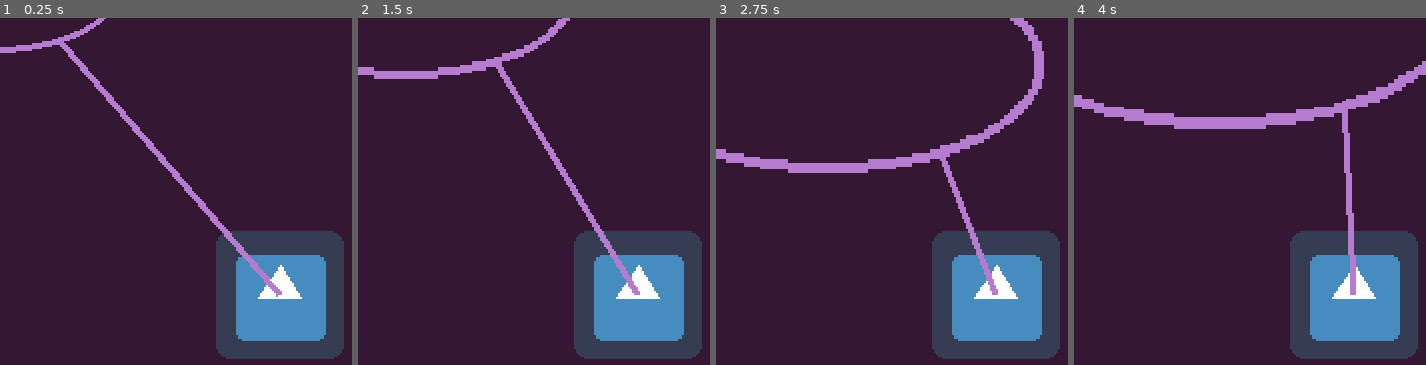
Above: before the commit, frames 1-4 (left to right).
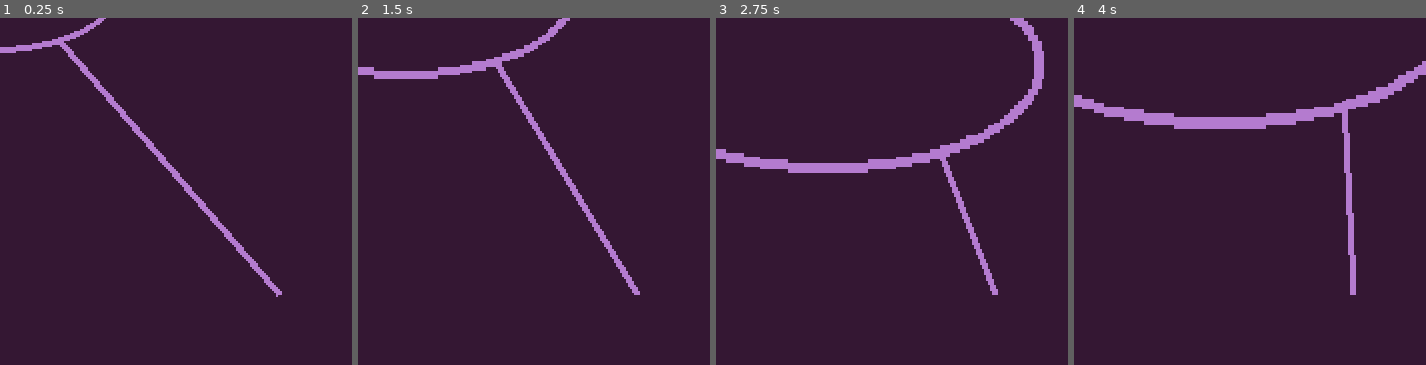
Above: after the commit, the same moments.

Repository: joemahon89/LDJAM47-Space-Cowboy
Game: Godot game, scene res://scenes/main.tscn
Same seed, same stepped clock (60 frames per second), same inputs: the game is played once before the commit and once after it. The engine's default icon, where the game draws it, is replaced by a stand-in: a white triangle on a blue panel in a dark square.
Inputs:
- Up to frame 1 (0.25 s): no input
- Up to frame 2 (1.5 s): tap Enter at 0.5 s; hold Right (lasso_right) 0.53-1.28 s; hold = (lasso_grow) 0.53-1.28 s; hold S (lasso_down) from 1.28 s (still down); tap - (lasso_shrink) at 1.35 s
- Up to frame 3 (2.75 s): release S (lasso_down) at 2.03 s; hold Right (lasso_right) from 2.03 s (still down); hold = (lasso_grow) from 2.03 s (still down)
- Up to frame 4 (4 s): release Right (lasso_right) at 2.78 s; release = (lasso_grow) at 2.78 s; hold Up (lasso_up) 2.78-3.53 s; tap - (lasso_shrink) at 2.85 s; hold A (lasso_left) from 3.53 s (still down); hold = (lasso_grow) from 3.53 s (still down)
The pictures show only the part of the screen within x 47-97%, y 50-100%; the shares and areas given below are measured in that part.

The runs differ from the first frame. In frame 1, 13% of the frame differs, in the area x 61-98%, y 61-99%; in frame 2, 13%; in frame 3, 13%; in frame 4, 13%.

Commit message:
Added creature detection text

Diff:
--- a/scenes/lasso.gd
+++ b/scenes/lasso.gd
@@ -57,8 +57,17 @@
 	inside_lasso.append(area)
 	print("IN", inside_lasso)
 
+	var label_01 = get_tree().get_root().get_node("Node2D/Container/label_01")
+	label_01.text = ""
+	for creature in inside_lasso:
+		label_01.text = label_01.text + creature.get_name() + ","
 
 
 func _on_Area2D_area_exited(area):
 	inside_lasso.remove(inside_lasso.find(area))
 	print("IN", inside_lasso)
+
+	var label_01 = get_tree().get_root().get_node("Node2D/Container/label_01")
+	label_01.text = ""
+	for creature in inside_lasso:
+		label_01.text = label_01.text + creature.get_name() + ","
--- a/scenes/main.tscn
+++ b/scenes/main.tscn
@@ -65,6 +65,7 @@
 position = Vector2( 168, 159 )
 
 [node name="lasso_anchor_point" type="Sprite" parent="."]
+visible = false
 position = Vector2( 312, 312 )
 texture = ExtResource( 4 )
 
